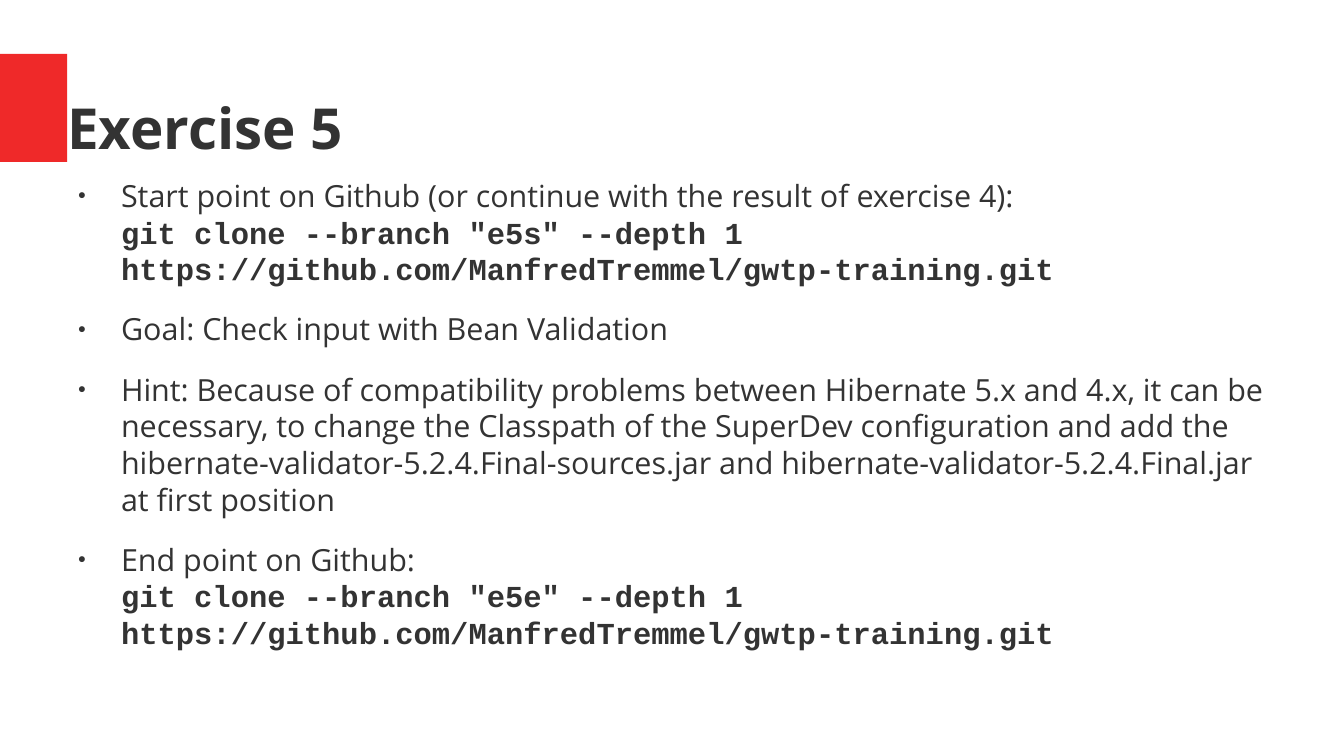
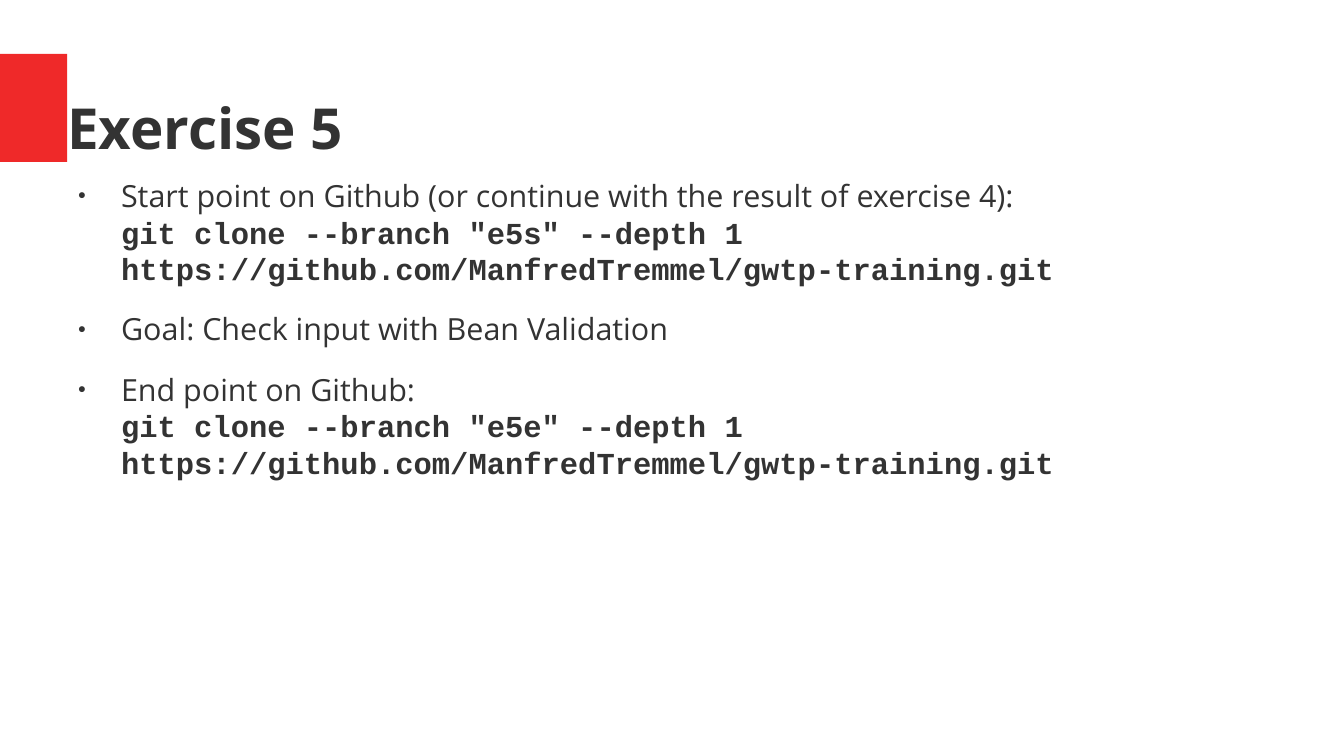
Before and after one commit to ManfredTremmel/gwtp-training, a slide deck: slide 76 of GWT-GWTP-Training_en.odp. Drawn at 1344x756 pixels with LibreOffice and Linux fonts; fonts in the diff are those of the drawing. Boxes give left, top, right and bottom in pixels: in the first picture for what was removed or moved away, otherwise in the second. Text is boxed around its words. In the diff, an @@ line names an element or a change of style, - is before the commit and + after.

```diff
--- a/GWT-GWTP-Training_en.odp
+++ b/GWT-GWTP-Training_en.odp
@@ text at (x1=121, y1=377, x2=1263, y2=518): paragraph removed @@
-● Hint: Because of compatibility problems between Hibernate 5.x and 4.x, it can be necessary, to change the Classpath of the SuperDev configuration and add the hibernate-validator-5.2.4.Final-sources.jar and hibernate-validator-5.2.4.Final.jar at first position
```
Also in this commit, not shown: 13 other slides changed, 1 other file.
